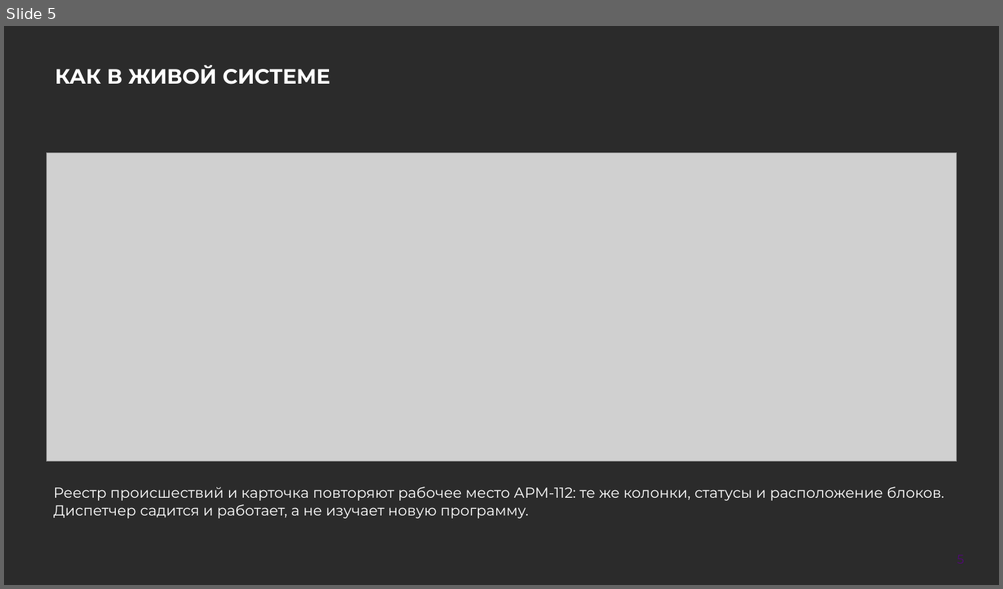
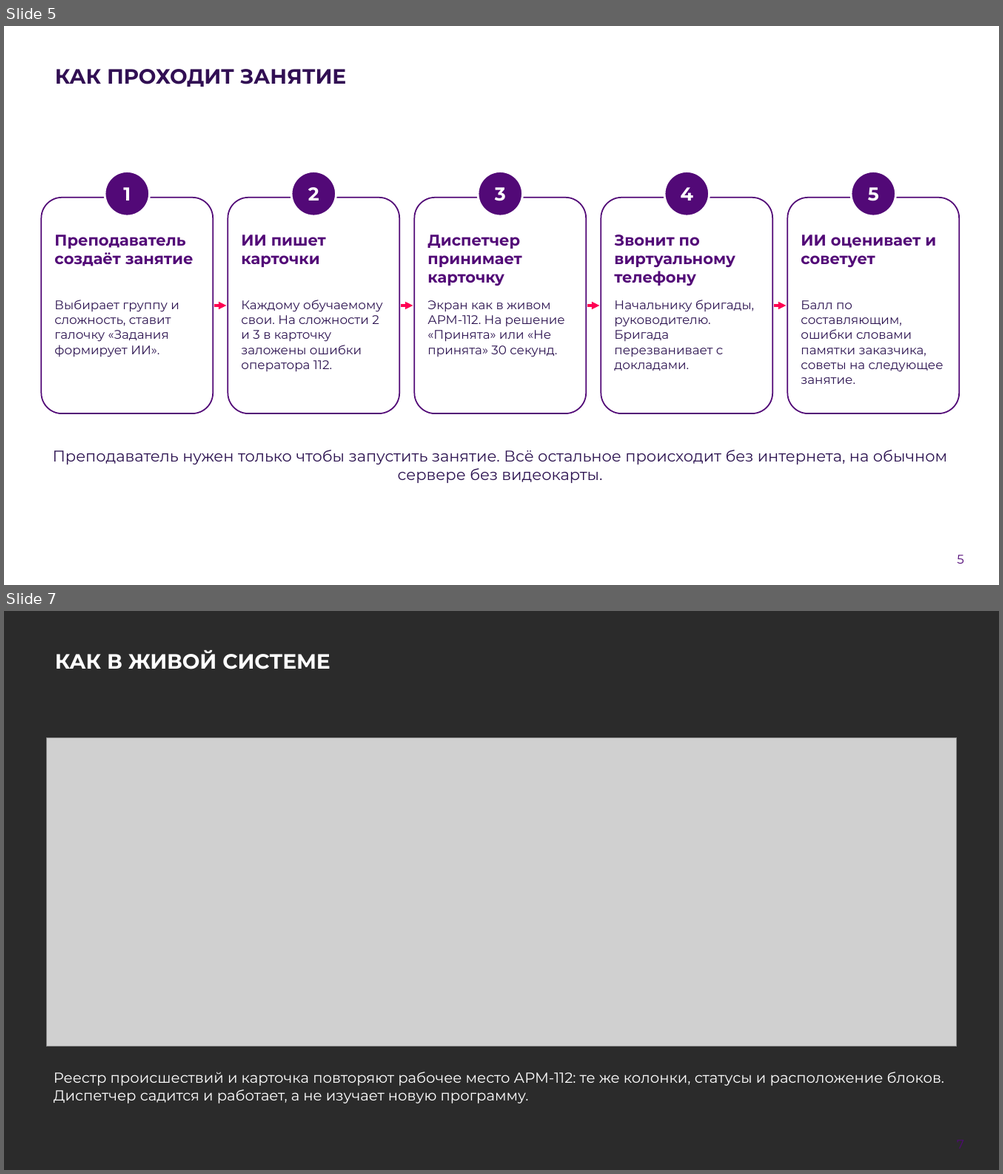
Before and after one commit to Vadik145-beep/lct-112-simulator, a slide deck: docs/presentation/ЛЦТ2026_Ультратех_задача9.pptx. Shown one above the other, each under a label of ours: slide 5 before the commit, slides 5 and 7 after it; the slides between them are not shown. The pictures are 1003x589 and 1003x1174 pixels, drawn with LibreOffice and Linux fonts; fonts in the diff are those of the drawing; grey boxes stand for pictures; background and template pictures are left out; a plain dark background stands for a picture behind light text. Boxes give left, top, right and bottom in pixels: in the first picture for what was removed or moved away, otherwise in the second. Text is boxed around its words. In the diff, an @@ line names an element or a change of style, - is before the commit and + after.

Commit message:
docs: презентация финала со скриншотами стенда и пояснениями (#268)
26 слайдов. Добавлены схема «Как проходит занятие», экраны стенда со стрелками
и пояснениями: вход, карточка, виртуальный телефон, справочник, форма «Задания
формирует ИИ», мониторинг преподавателя, разбор с советами. Убраны слайды
«Как устроено» и «Оценка» (их содержание вошло в экраны). Обязательные слайды
шаблона сохранены.

```diff
--- a/docs/presentation/ЛЦТ2026_Ультратех_задача9.pptx
+++ b/docs/presentation/ЛЦТ2026_Ультратех_задача9.pptx
@@ slide 5 added at box(4, 26, 999, 585), background picture (left out) @@
@@ title added at box(55, 69, 346, 87), 20 pt, text #310F53, bold @@
+КАК ПРОХОДИТ ЗАНЯТИЕ
@@ ellipse added at box(105, 172, 150, 216), fill #520977, outline #FFFFFF 2 pt, 18 pt, text #FFFFFF, bold @@
+1
@@ ellipse added at box(291, 172, 336, 216), fill #520977, outline #FFFFFF 2 pt, 18 pt, text #FFFFFF, bold @@
+2
@@ ellipse added at box(478, 172, 523, 216), fill #520977, outline #FFFFFF 2 pt, 18 pt, text #FFFFFF, bold @@
+3
@@ ellipse added at box(664, 172, 709, 216), fill #520977, outline #FFFFFF 2 pt, 18 pt, text #FFFFFF, bold @@
+4
@@ ellipse added at box(851, 172, 896, 216), fill #520977, outline #FFFFFF 2 pt, 18 pt, text #FFFFFF, bold @@
+5
@@ rounded rectangle added at box(41, 198, 213, 414), fill #FFFFFF, outline #520977 1.25 pt @@
@@ rounded rectangle added at box(227, 198, 399, 414), fill #FFFFFF, outline #520977 1.25 pt @@
@@ rounded rectangle added at box(415, 198, 586, 414), fill #FFFFFF, outline #520977 1.25 pt @@
@@ rounded rectangle added at box(601, 198, 772, 414), fill #FFFFFF, outline #520977 1.25 pt @@
@@ rounded rectangle added at box(788, 198, 959, 414), fill #FFFFFF, outline #520977 1.25 pt @@
@@ text added at box(54, 235, 193, 266), 15 pt, text #520977, bold @@
+Преподаватель создаёт занятие
@@ text added at box(241, 235, 326, 267), 15 pt, text #520977, bold @@
+ИИ пишет карточки
@@ text added at box(427, 235, 521, 286), 15 pt, text #520977, bold @@
+Диспетчер принимает карточку
@@ text added at box(614, 235, 735, 286), 15 pt, text #520977, bold @@
+Звонит по виртуальному телефону
@@ text added at box(800, 235, 936, 268), 15 pt, text #520977, bold @@
+ИИ оценивает и советует
@@ text added at box(54, 300, 179, 358), 12 pt, text #2D1451 @@
+Выбирает группу и сложность, ставит галочку «Задания формирует ИИ».
@@ arrow added from (214, 306) to (226, 306), #FF0053 2.5 pt @@
@@ text added at box(241, 300, 383, 372), 12 pt, text #2D1451 @@
+Каждому обучаемому свои. На сложности 2 и 3 в карточку заложены ошибки оператора 112.
@@ arrow added from (401, 306) to (413, 306), #FF0053 2.5 pt @@
@@ text added at box(427, 301, 565, 358), 12 pt, text #2D1451 @@
+Экран как в живом АРМ-112. На решение «Принята» или «Не принята» 30 секунд.
@@ arrow added from (587, 306) to (600, 306), #FF0053 2.5 pt @@
@@ text added at box(614, 300, 754, 371), 12 pt, text #2D1451 @@
+Начальнику бригады, руководителю. Бригада перезванивает с докладами.
@@ arrow added from (774, 306) to (786, 306), #FF0053 2.5 pt @@
@@ text added at box(800, 301, 943, 384), 12 pt, text #2D1451 @@
+Балл по составляющим, ошибки словами памятки заказчика, советы на следующее занятие.
@@ text added at box(53, 450, 947, 483), 15 pt, text #2D1451 @@
+Преподаватель нужен только чтобы запустить занятие. Всё остальное происходит без интернета, на обычном сервере без видеокарты.
@@ page number added at box(956, 555, 964, 564), 12 pt, text #520977 @@
+5
@@ what was slide 5 is now slide 7 @@
@@ page number at box(937, 1130, 983, 1159): text changed @@
-5
+7
```
Also in this commit, not shown: 6 slides changed, 8 other slides added, 4 slides removed, 1 other file.
